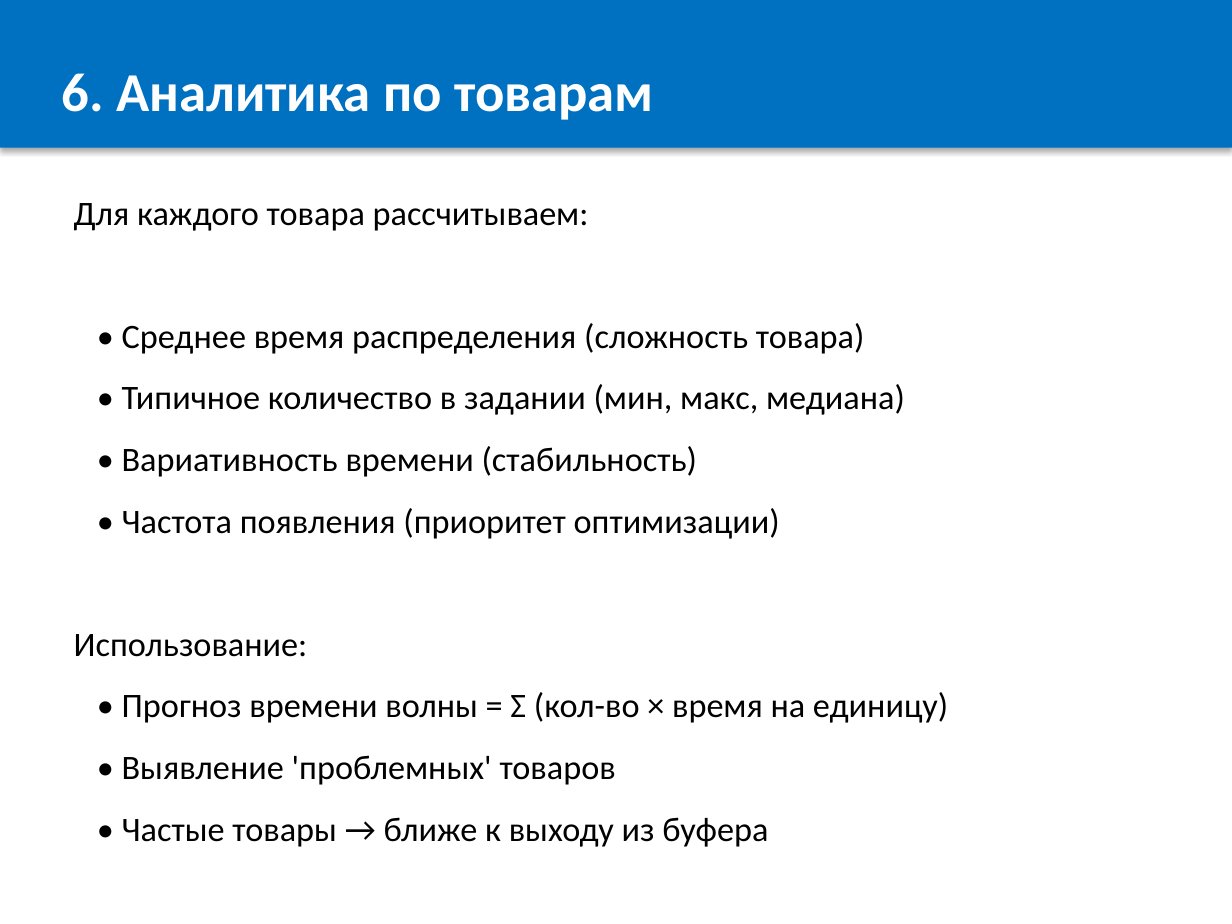
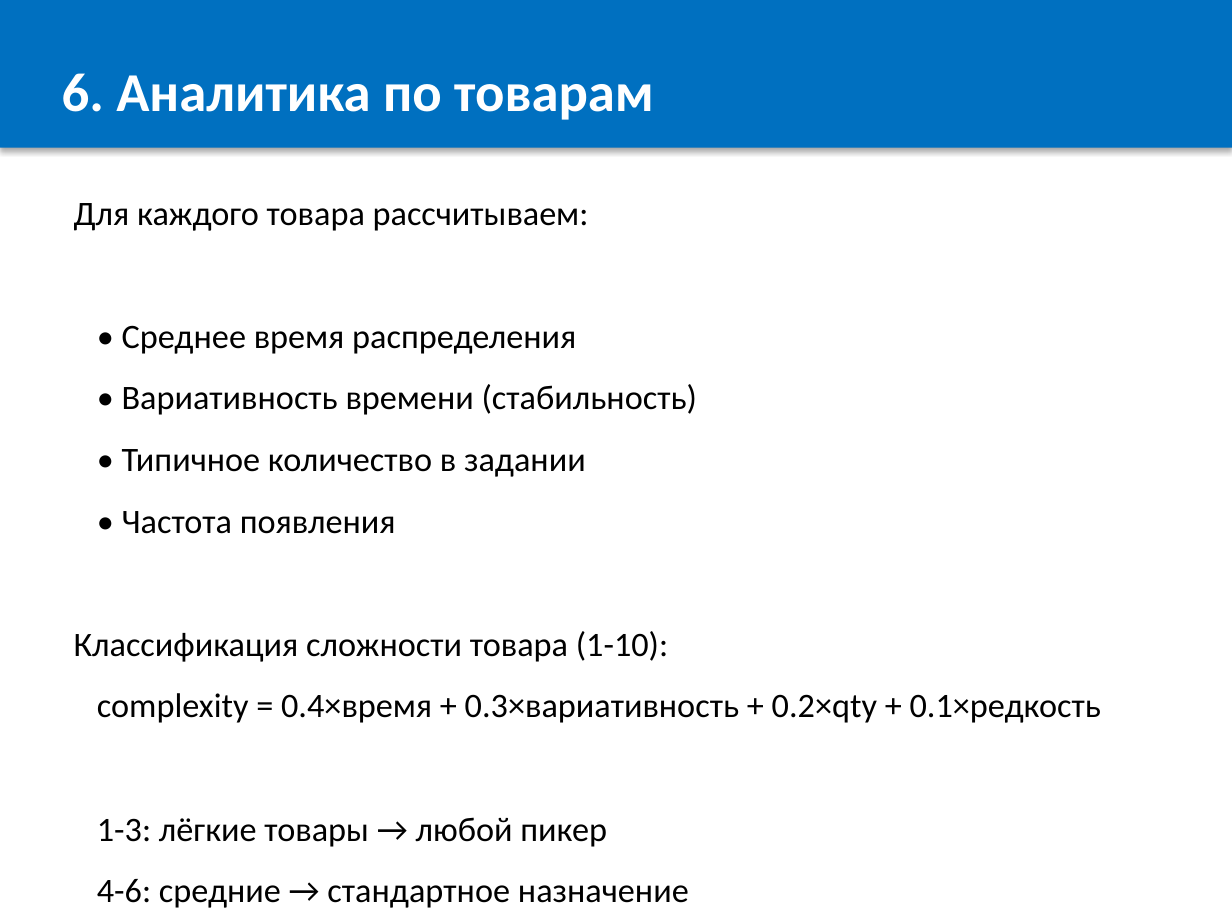
Before and after one commit to OnicaIon/WMSOpti, a slide deck: slide 7 of docs/WMS_Buffer_Optimization.pptx. Drawn at 1232x924 pixels with LibreOffice and Linux fonts; fonts in the diff are those of the drawing. Boxes give left, top, right and bottom in pixels: in the first picture for what was removed or moved away, otherwise in the second. Text is boxed around its words. In the diff, an @@ line names an element or a change of style, - is before the commit and + after.

```diff
--- a/docs/WMS_Buffer_Optimization.pptx
+++ b/docs/WMS_Buffer_Optimization.pptx
@@ text at [122,325,576,354]: text changed @@
-• Среднее время распределения (сложность товара)
-• Типичное количество в задании (мин, макс, медиана)
+• Среднее время распределения
@@ text at [74,449,1101,908]: text changed @@
-• Частота появления (приоритет оптимизации)
-Использование:
-• Прогноз времени волны = Σ (кол-во × время на единицу)
-• Выявление 'проблемных' товаров
-• Частые товары → ближе к выходу из буфера
+• Типичное количество в задании
+• Частота появления
+Классификация сложности товара (1-10):
+complexity = 0.4×время + 0.3×вариативность + 0.2×qty + 0.1×редкость
+1-3: лёгкие товары → любой пикер
+4-6: средние → стандартное назначение
+7-10: сложные → опытным пикерам
```
Also in this commit, not shown: 2 other files.
